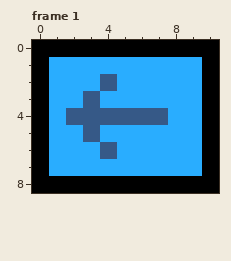
One commit to this pixel-art file: assets/ui/pause_btn_topbar.ase. Above, as it was before the edit.
11x9 pixels, 2 frames. Shown: frame 1. The commit also changed other frames, which this record leaves out.
Once edited:
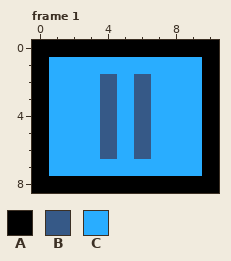
Palette (. is transparent): A #000000  B #365987  C #29adff
The author wrote: added proper pause menu to maker
What changed:
--- frame 1
@@ x 0..10 @@
 1 ACCCCCCCCCA
-2 ACCCBCCCCCA
-3 ACCBCCCCCCA
-4 ACBBBBBBCCA
-5 ACCBCCCCCCA
-6 ACCCBCCCCCA
+2 ACCCBCBCCCA
+3 ACCCBCBCCCA
+4 ACCCBCBCCCA
+5 ACCCBCBCCCA
+6 ACCCBCBCCCA
 7 ACCCCCCCCCA
